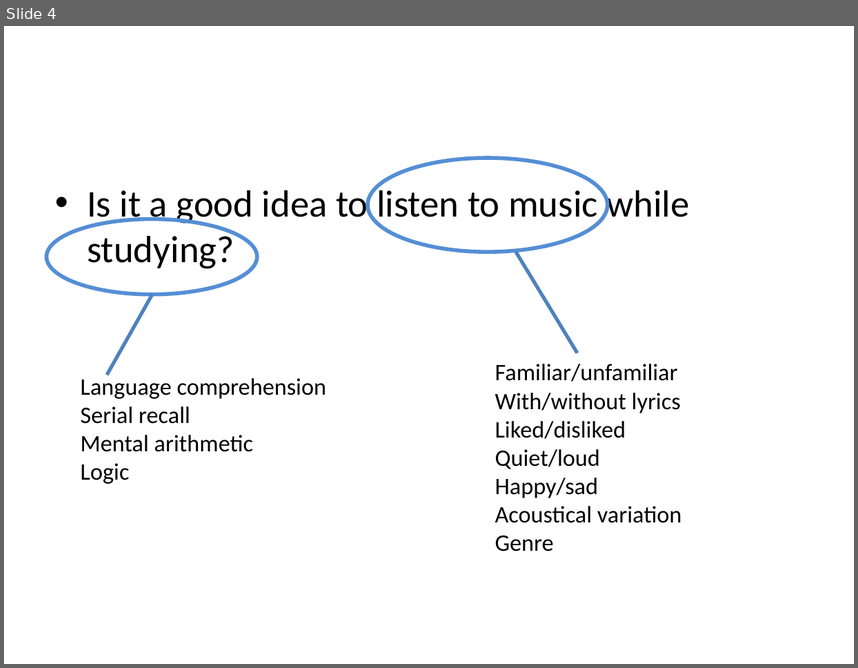
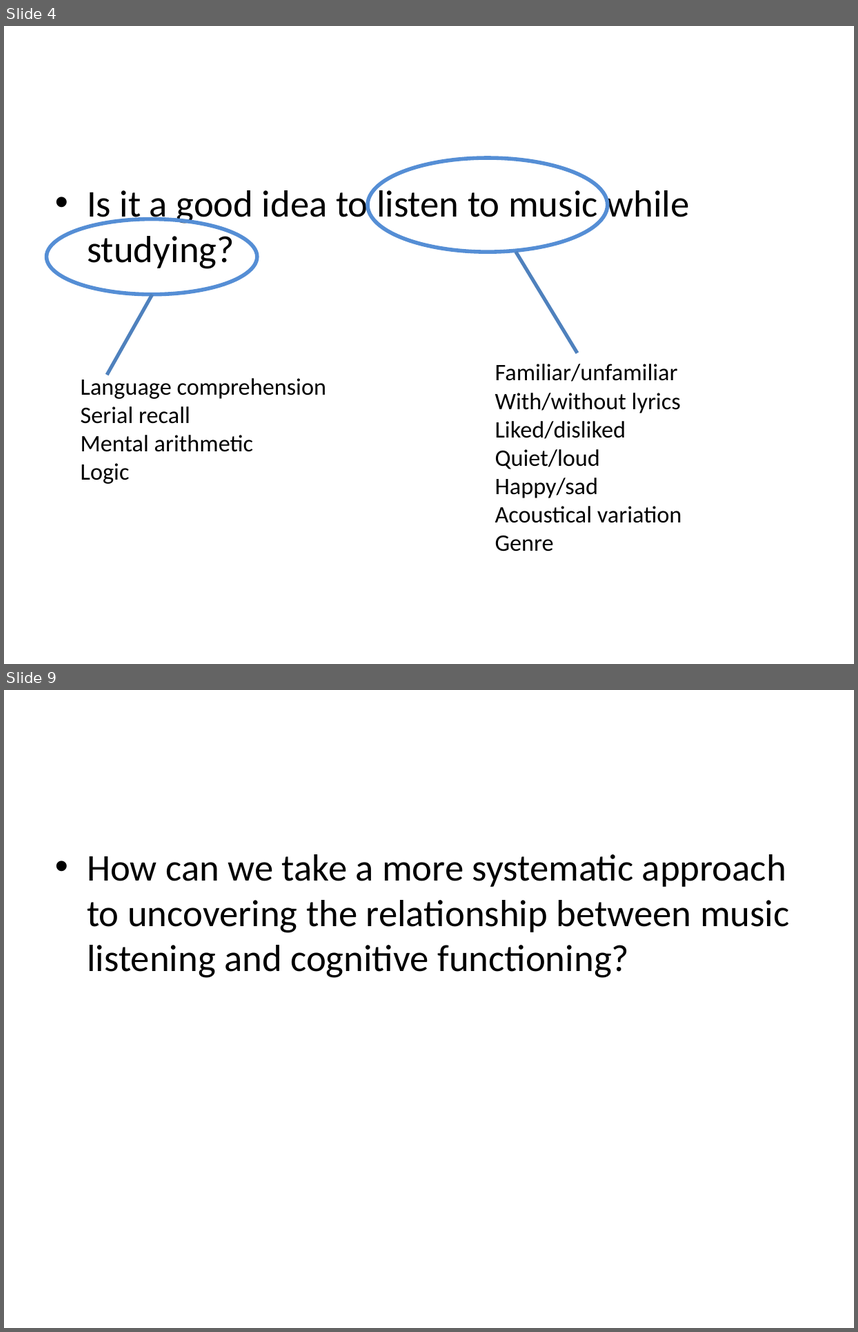
Before and after one commit to asternin/PhDProject, a slide deck: Meetings/22.08.2016-LabRetreat.pptx. Shown one above the other, each under a label of ours: slide 4 before the commit, slides 4 and 9 after it; the slides between them are not shown. The pictures are 858x668 and 858x1332 pixels, drawn with LibreOffice and Linux fonts; fonts in the diff are those of the drawing. Boxes give left, top, right and bottom in pixels: in the first picture for what was removed or moved away, otherwise in the second. Text is boxed around its words. In the diff, an @@ line names an element or a change of style, - is before the commit and + after.

```diff
--- a/Meetings/22.08.2016-LabRetreat.pptx
+++ b/Meetings/22.08.2016-LabRetreat.pptx
@@ slide 9 added at (4, 690, 854, 1328), background #FFFFFF @@
@@ text added at (87, 854, 790, 978), 32 pt, text #000000 @@
+• How can we take a more systematic approach to uncovering the relationship between music listening and cognitive functioning?
```
Also in this commit, not shown: 5 slides changed, 2 other slides added, 3 slides removed, 8 other files.
